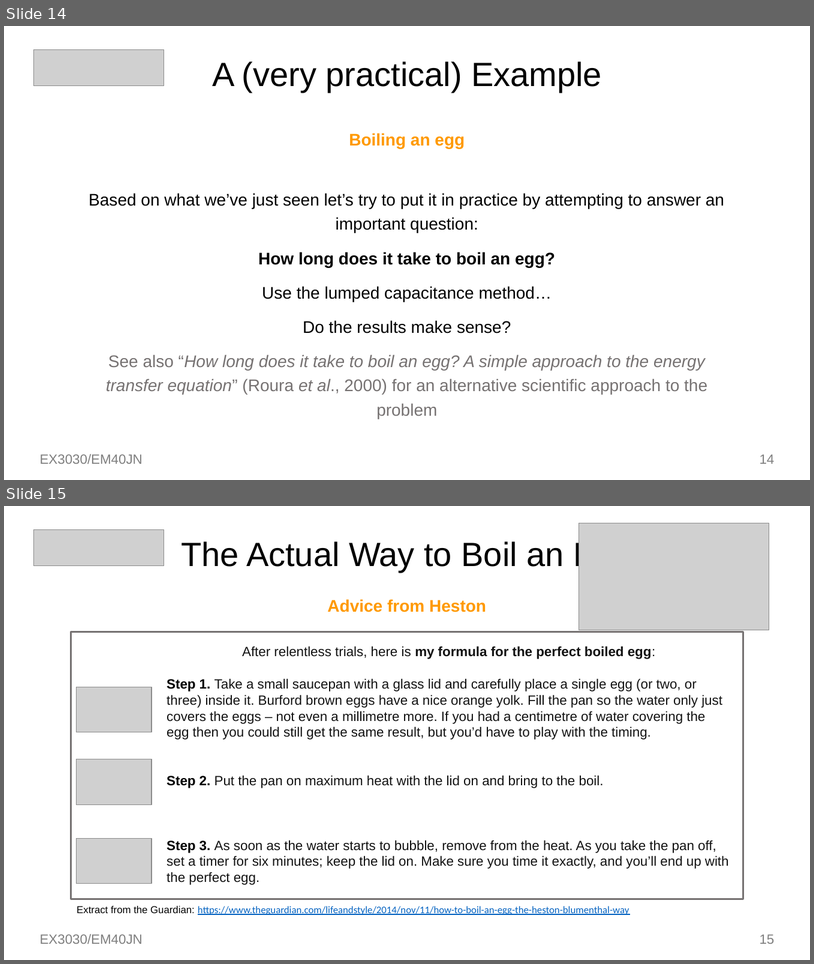
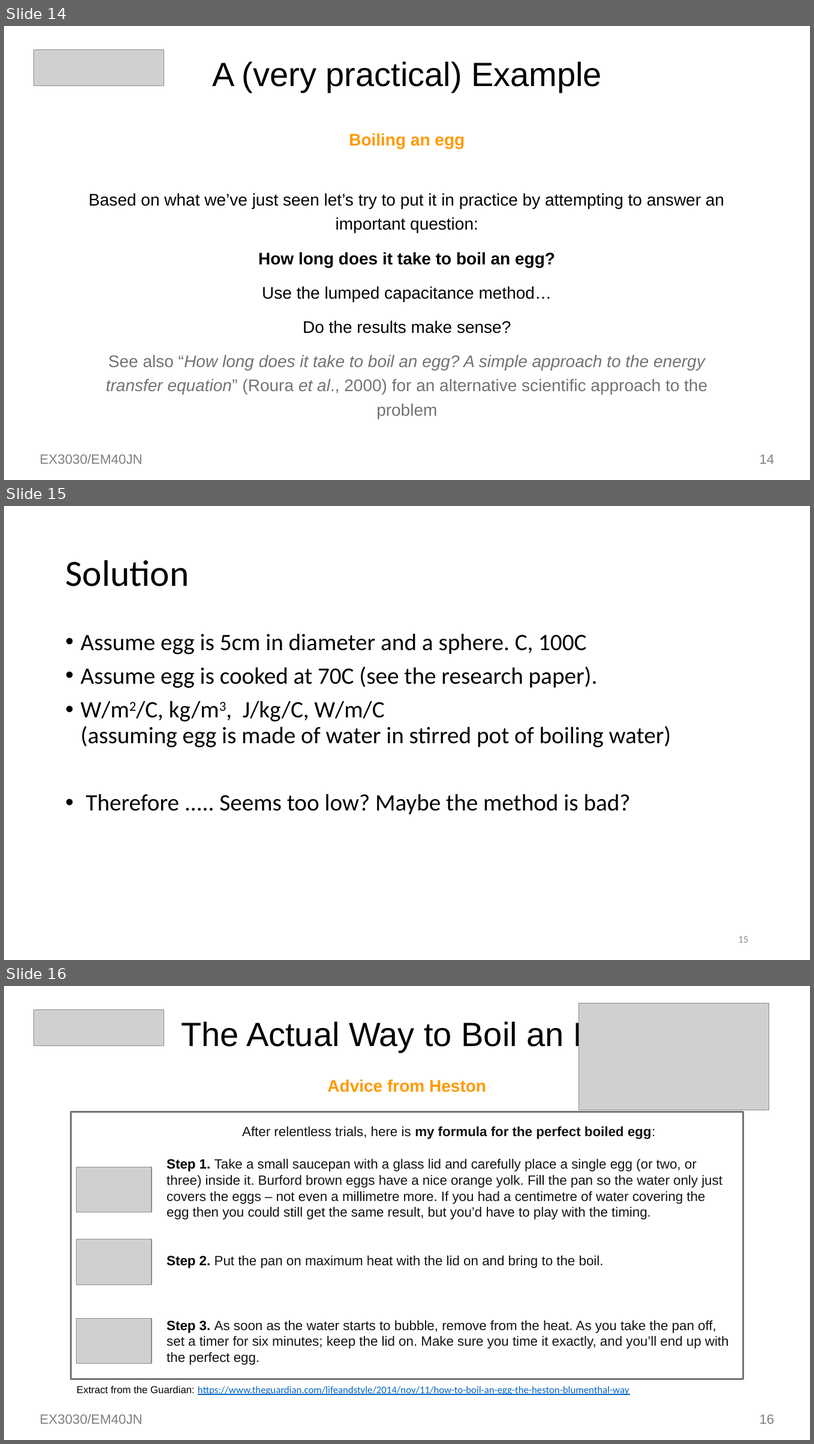
Before and after one commit to toastedcrumpets/HMMT, a slide deck: oldnotes/Week7-01.pptx. Shown one above the other, each under a label of ours: slides 14 and 15 before the commit, slides 14, 15 and 16 after it. The pictures are 814x964 and 814x1444 pixels, drawn with LibreOffice and Linux fonts; fonts in the diff are those of the drawing; grey boxes stand for pictures. Boxes give left, top, right and bottom in pixels: in the first picture for what was removed or moved away, otherwise in the second. Text is boxed around its words. In the diff, an @@ line names an element or a change of style, - is before the commit and + after.

```diff
--- a/oldnotes/Week7-01.pptx
+++ b/oldnotes/Week7-01.pptx
@@ slide 15 added at (4,506,810,960), background #FFFFFF @@
@@ title added at (65,560,189,586), 44 pt, text #000000 @@
+Solution
@@ text added at (81,633,672,814), 28 pt, text #000000 @@
+• Assume egg is 5cm in diameter and a sphere. C, 100C
+• Assume egg is cooked at 70C (see the research paper).
+• W/m2/C, kg/m3, J/kg/C, W/m/C
+  (assuming egg is made of water in stirred pot of boiling water)
+• Therefore ..... Seems too low? Maybe the method is bad?
@@ page number added at (738,936,749,942), 12 pt, text #8C8C8C @@
+15
@@ what was slide 15 is now slide 16 @@
@@ page number at (760,1414,775,1423): text changed @@
-15
+16
```
Also in this commit, not shown: 9 slides changed, 1 other slide added, 8 other files.
